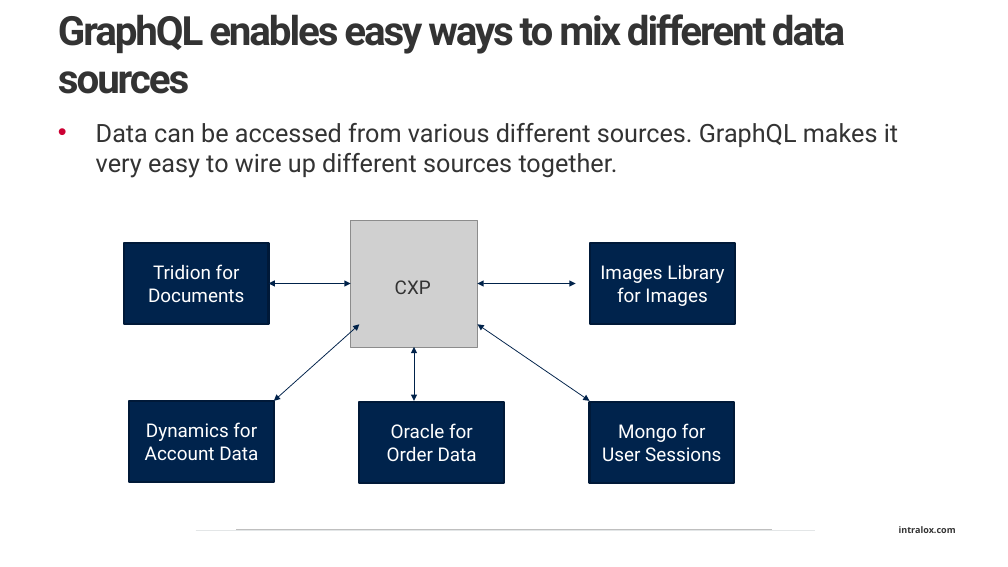
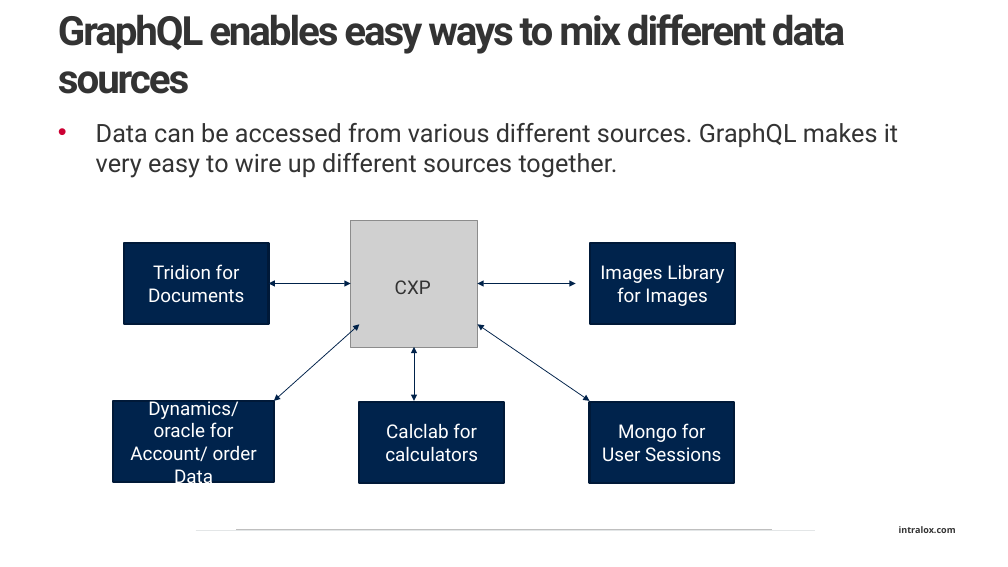
Before and after one commit to NPDSoftwareDev/graphql-presentation, a slide deck: slide 19 of graphql Introduction.pptx. Drawn at 1008x567 pixels with LibreOffice and Linux fonts; fonts in the diff are those of the drawing; grey boxes stand for pictures; background and template pictures are left out. Boxes give left, top, right and bottom in pixels: in the first picture for what was removed or moved away, otherwise in the second. Text is boxed around its words. In the diff, an @@ line names an element or a change of style, - is before the commit and + after.

```diff
--- a/graphql Introduction.pptx
+++ b/graphql Introduction.pptx
@@ rectangle "Dynamics/ oracle for Account/ order ...": place and size @@
-rectangle "Dynamics/ oracle for Account/ order ..." at (129,401,274,482)
+rectangle "Dynamics/ oracle for Account/ order ..." at (113,401,274,482)
@@ text in rectangle at (130,397,257,488): text changed @@
-Dynamics for Account Data
+Dynamics/ oracle for Account/ order Data
@@ text in rectangle at (385,423,478,462): text changed @@
-Oracle for Order Data
+Calclab for calculators
```
Also in this commit, not shown: 10 other slides changed.
